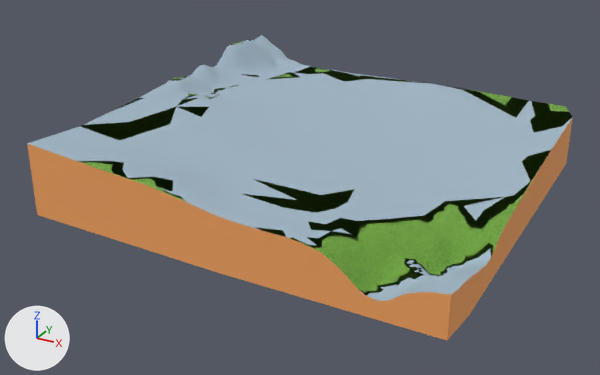
The COLLADA model dae/teren.dae as it was, and as the next commit left it.
One viewpoint serves both versions: a camera (50 mm lens) standing at (43.8, -34.4, 33.1) and looking at (12.2, 23.1, 4.4). Arrows for +X, +Y and +Z are at lower left; the lights stay in place. Where no turn or scale is listed for an object, it has been applied to the vertices.

Names of what the first picture shows: 'group_0', 'teren'.
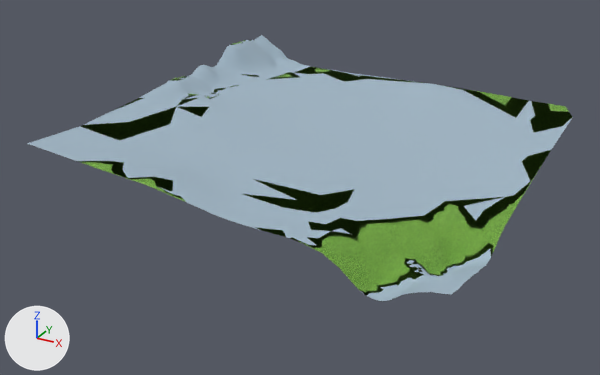
Changed parts and their boxes [x1, y1, x2, y2] in the pictures (600 x 375 px):
```json
{"object": "group_0", "change": "deleted", "before": [27, 118, 573, 340], "on screen": "orange"}
```

The change, as JSON lines over the scene's bpy script:
```json
{"op": "remove", "block": "ob_group_0", "code": ["ob_group_0 = bpy.data.objects.new('group_0', me_group_0)", "ob_group_0.location = (-4.25, 7.53, 5.43)"]}
```
